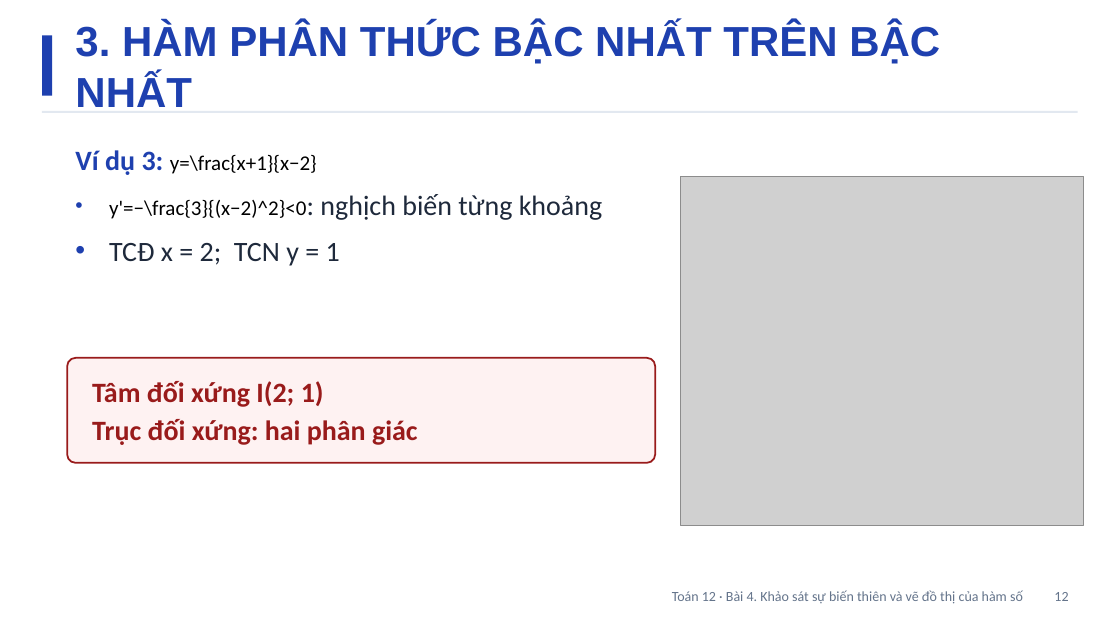
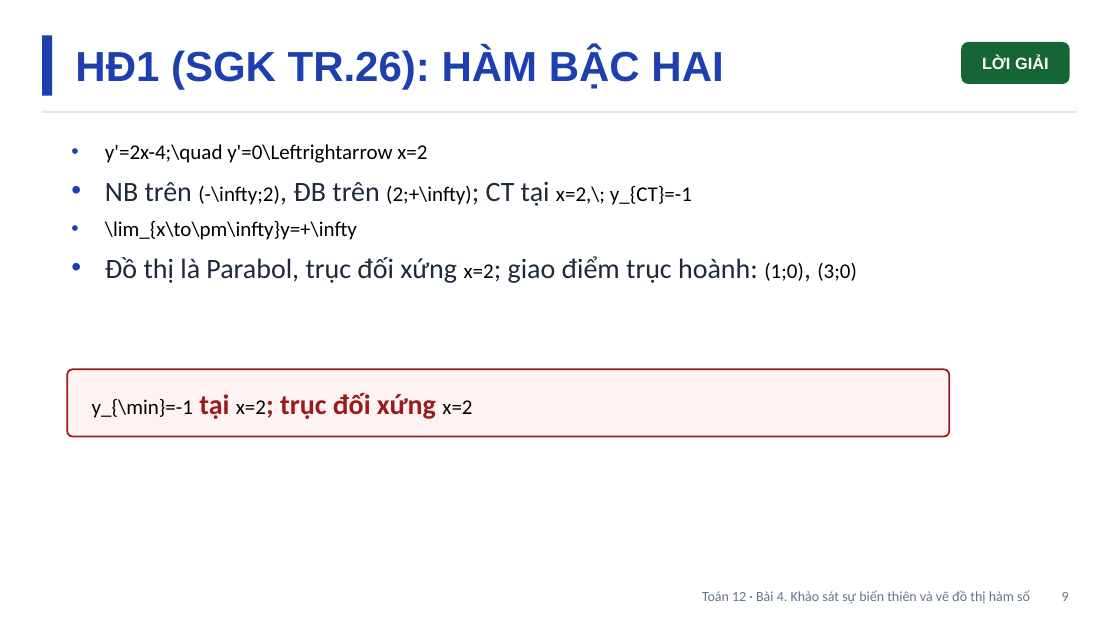
Before and after one commit to Trangtu66/Taode_thi_online, a slide deck: slide 9 of mon/toan/slide/lop12/Slide_TOAN12_Bai4_T14-18.pptx (slide 12 before the commit). Drawn at 1120x630 pixels with LibreOffice and Linux fonts; fonts in the diff are those of the drawing; grey boxes stand for pictures. Boxes give left, top, right and bottom in pixels: in the first picture for what was removed or moved away, otherwise in the second. Text is boxed around its words. In the diff, an @@ line names an element or a change of style, - is before the commit and + after.

```diff
--- a/mon/toan/slide/lop12/Slide_TOAN12_Bai4_T14-18.pptx
+++ b/mon/toan/slide/lop12/Slide_TOAN12_Bai4_T14-18.pptx
@@ text at (75,48,723,90): text changed @@
-3. HÀM PHÂN THỨC BẬC NHẤT TRÊN BẬC NHẤT
+HĐ1 (SGK TR.26): HÀM BẬC HAI
@@ rounded rectangle added at (961,42,1070,84), fill #166534, 14 pt, text #FFFFFF, bold @@
+LỜI GIẢI
@@ text added at (105,144,857,283), 18 pt, text #000000 @@
+• y'=2x-4;\quad y'=0\Leftrightarrow x=2
+• NB trên (-\infty;2), ĐB trên (2;+\infty); CT tại x=2,\; y_{CT}=-1
+• \lim_{x\to\pm\infty}y=+\infty
+• Đồ thị là Parabol, trục đối xứng x=2; giao điểm trục hoành: (1;0), (3;0)
@@ text removed at (75,150,602,266) @@
-Ví dụ 3: y=\frac{x+1}{x−2}
-• y'=−\frac{3}{(x−2)^2}<0: nghịch biến từng khoảng
-• TCĐ x = 2; TCN y = 1
@@ picture removed at (681,176,1084,525) @@
@@ rounded rectangle: place and size @@
-rounded rectangle at (67,358,655,463)
+rounded rectangle at (67,370,949,437)
@@ text removed at (92,381,418,445) @@
-Tâm đối xứng I(2; 1)
-Trục đối xứng: hai phân giác
@@ text added at (92,393,472,419), 18 pt, text #000000 @@
+y_{\min}=-1 tại x=2; trục đối xứng x=2
@@ text at (702,590,1069,603): text changed @@
-Toán 12 · Bài 4. Khảo sát sự biến thiên và vẽ đồ thị của hàm số 12
+Toán 12 · Bài 4. Khảo sát sự biến thiên và vẽ đồ thị hàm số 9
```
Also in this commit, not shown: 22 other slides changed, 42 slides added, 1 slide removed.
